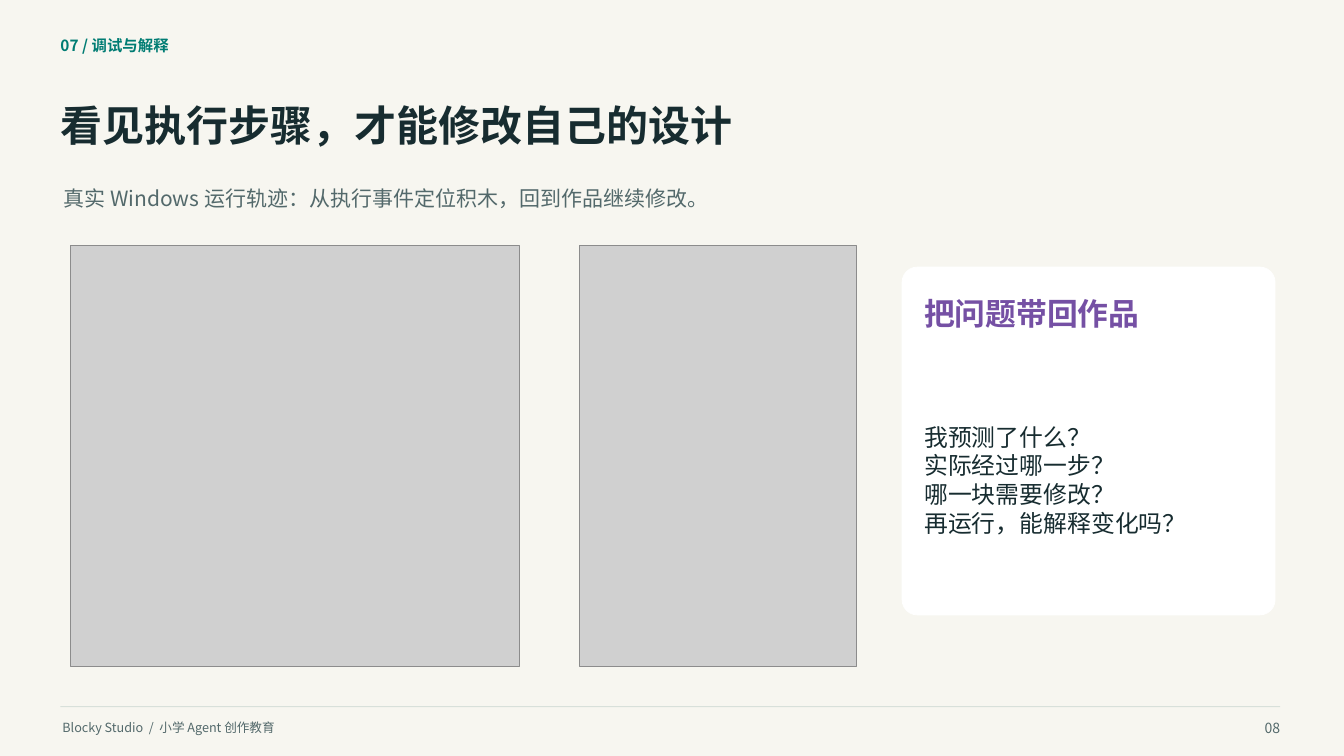
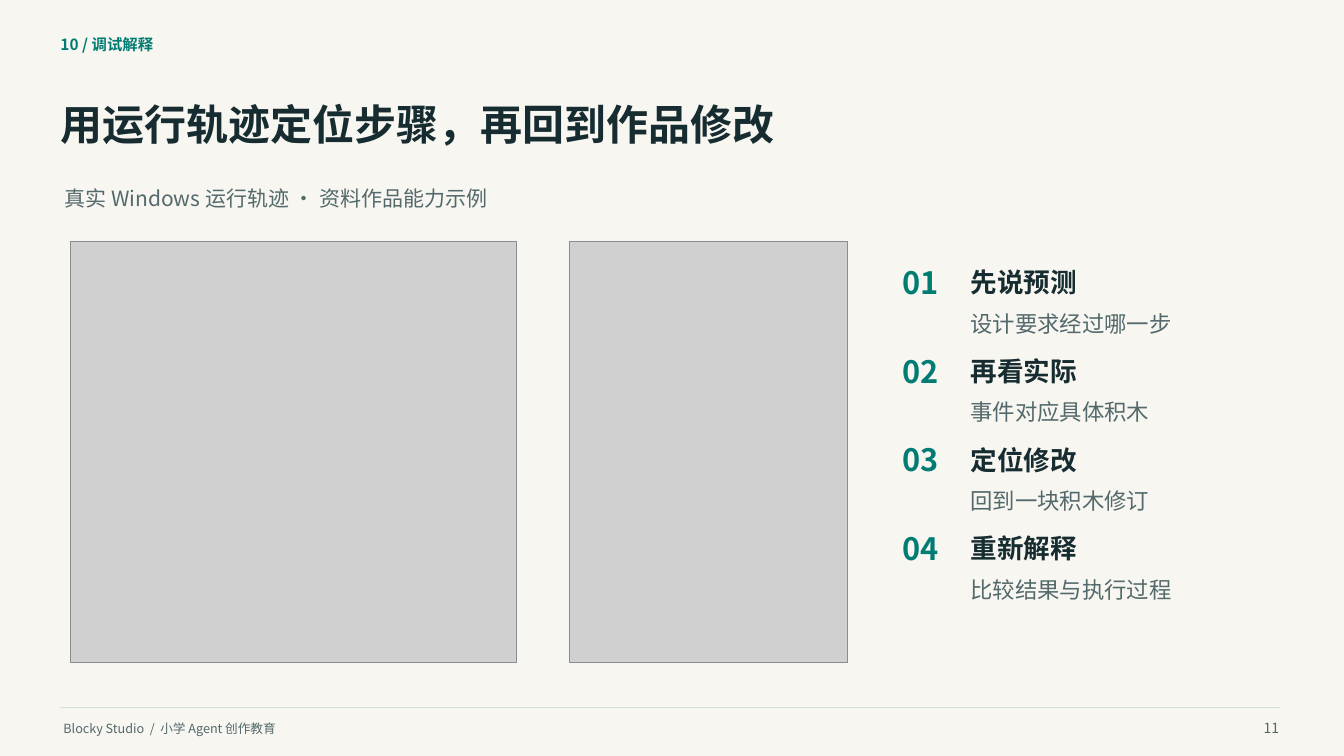
Before and after one commit to q2955161835-debug/Blocky-AI, a slide deck: slide 11 of doc/交付/2026-10-03-答辩与商业计划书/Blocky-Studio-小学Agent创作教育-2026-10-03.pptx (slide 8 before the commit). Drawn at 1344x756 pixels with LibreOffice and Linux fonts; fonts in the diff are those of the drawing; grey boxes stand for pictures. Boxes give left, top, right and bottom in pixels: in the first picture for what was removed or moved away, otherwise in the second. Text is boxed around its words. In the diff, an @@ line names an element or a change of style, - is before the commit and + after.

```diff
--- a/doc/交付/2026-10-03-答辩与商业计划书/Blocky-Studio-小学Agent创作教育-2026-10-03.pptx
+++ b/doc/交付/2026-10-03-答辩与商业计划书/Blocky-Studio-小学Agent创作教育-2026-10-03.pptx
@@ text at (x1=60, y1=35, x2=154, y2=55): text changed @@
-07 / 调试与解释
+10 / 调试解释
@@ text at (x1=60, y1=104, x2=774, y2=146): text changed @@
-看见执行步骤，才能修改自己的设计
+用运行轨迹定位步骤，再回到作品修改
@@ text at (x1=64, y1=188, x2=488, y2=208): text changed @@
-真实 Windows 运行轨迹：从执行事件定位积木，回到作品继续修改。
+真实 Windows 运行轨迹 · 资料作品能力示例
@@ picture moved from (x1=71, y1=246, x2=519, y2=666) to (x1=71, y1=242, x2=516, y2=662) @@
@@ picture moved from (x1=580, y1=246, x2=857, y2=666) to (x1=570, y1=242, x2=848, y2=662) @@
@@ rounded rectangle removed at (x1=902, y1=267, x2=1275, y2=615) @@
@@ text added at (x1=971, y1=269, x2=1077, y2=295), 19 pt, text #172C30, bold @@
+先说预测
@@ text added at (x1=902, y1=270, x2=938, y2=295), 22 pt, text #007C73, bold @@
+01
@@ text removed at (x1=924, y1=299, x2=1139, y2=328) @@
-把问题带回作品
@@ text added at (x1=971, y1=313, x2=1172, y2=334), 16 pt, text #53696B @@
+设计要求经过哪一步
@@ text added at (x1=902, y1=359, x2=938, y2=384), 22 pt, text #007C73, bold @@
+02
@@ text added at (x1=971, y1=358, x2=1077, y2=384), 19 pt, text #172C30, bold @@
+再看实际
@@ text added at (x1=971, y1=401, x2=1150, y2=422), 16 pt, text #53696B @@
+事件对应具体积木
@@ text added at (x1=902, y1=447, x2=938, y2=472), 22 pt, text #007C73, bold @@
+03
@@ text removed at (x1=924, y1=426, x2=1186, y2=535) @@
-我预测了什么？
-实际经过哪一步？
-哪一块需要修改？
-再运行，能解释变化吗？
@@ text added at (x1=971, y1=447, x2=1077, y2=473), 19 pt, text #172C30, bold @@
+定位修改
@@ text added at (x1=971, y1=490, x2=1150, y2=511), 16 pt, text #53696B @@
+回到一块积木修订
@@ text added at (x1=902, y1=536, x2=938, y2=561), 22 pt, text #007C73, bold @@
+04
@@ text added at (x1=971, y1=535, x2=1077, y2=561), 19 pt, text #172C30, bold @@
+重新解释
@@ text added at (x1=971, y1=579, x2=1172, y2=600), 16 pt, text #53696B @@
+比较结果与执行过程
@@ text at (x1=1264, y1=722, x2=1280, y2=733): text changed @@
-08
+11
```
Also in this commit, not shown: 5 other slides changed, 29 slides added, 11 slides removed, 35 other files.
